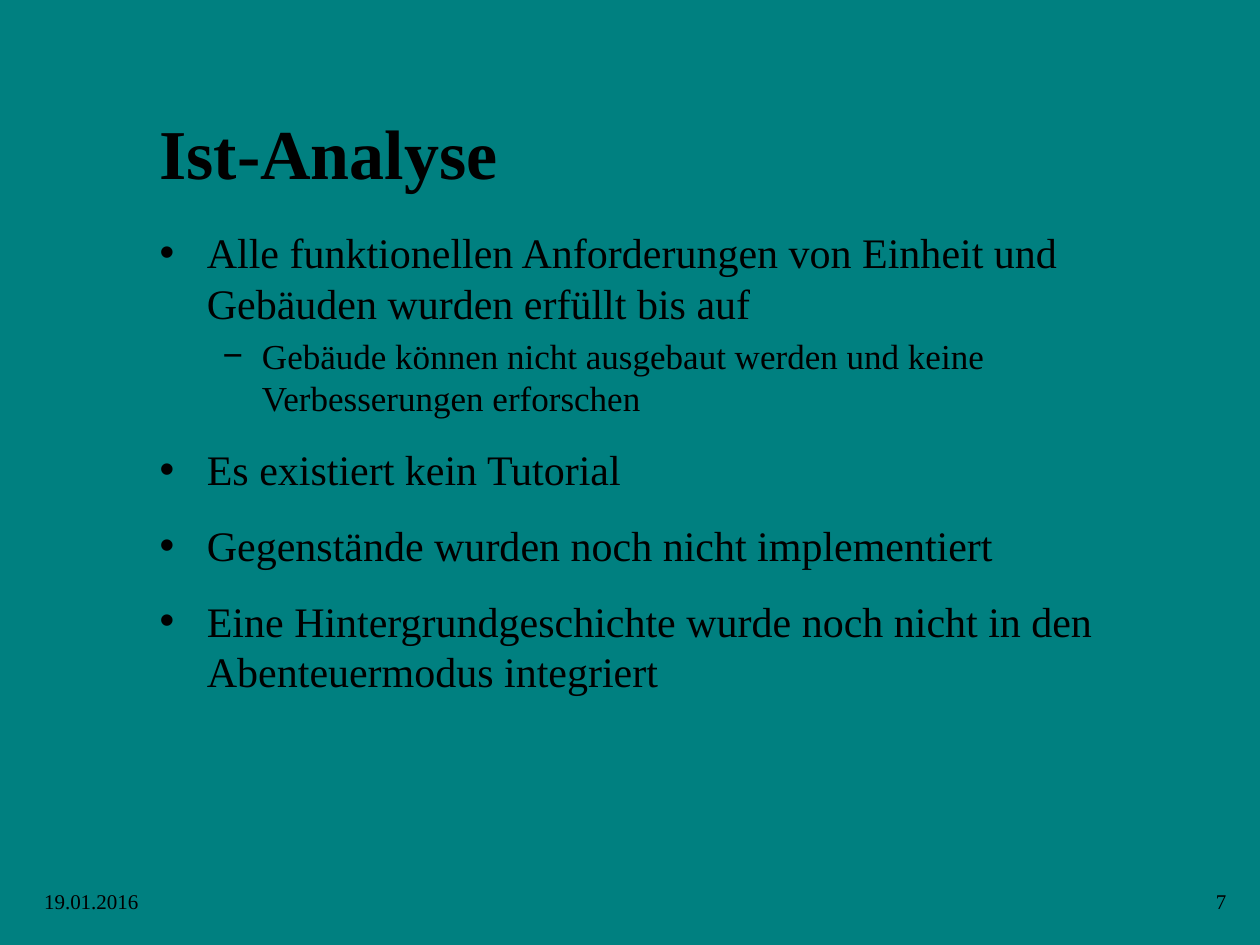
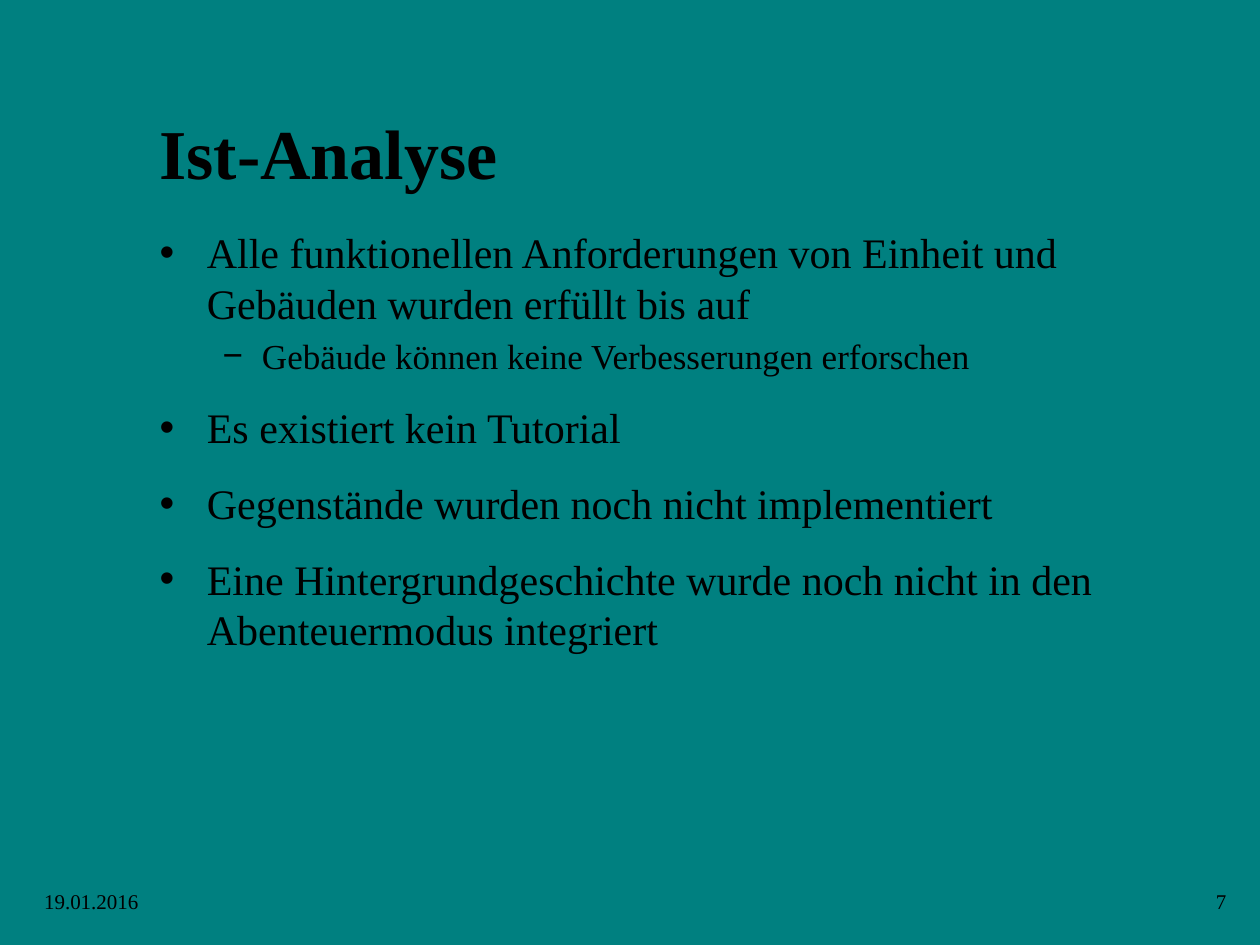
Before and after one commit to DominikRidder/RTSProjekt, a slide deck: slide 7 of docs/Präsentation/2D RTS-Spiel (Ancient Legends).pptx. Drawn at 1260x945 pixels with LibreOffice and Linux fonts; fonts in the diff are those of the drawing; background and template pictures are left out. Boxes give left, top, right and bottom in pixels: in the first picture for what was removed or moved away, otherwise in the second. Text is boxed around its words. In the diff, an @@ line names an element or a change of style, - is before the commit and + after.

```diff
--- a/docs/Präsentation/2D RTS-Spiel (Ancient Legends).pptx
+++ b/docs/Präsentation/2D RTS-Spiel (Ancient Legends).pptx
@@ text at (x1=262, y1=344, x2=970, y2=376): text changed @@
-  − Gebäude können nicht ausgebaut werden und keine Verbesserungen erforschen
+  − Gebäude können keine Verbesserungen erforschen
```
Also in this commit, not shown: 2 other files.
